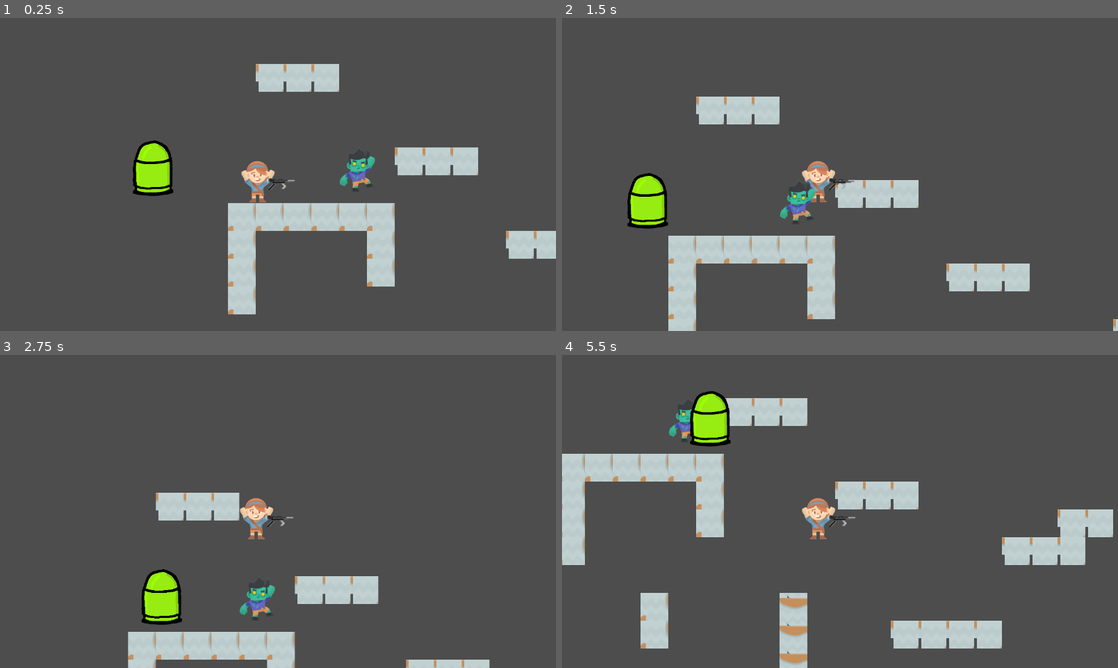
Above: before the commit, frames 1-4 (two rows, left to right).
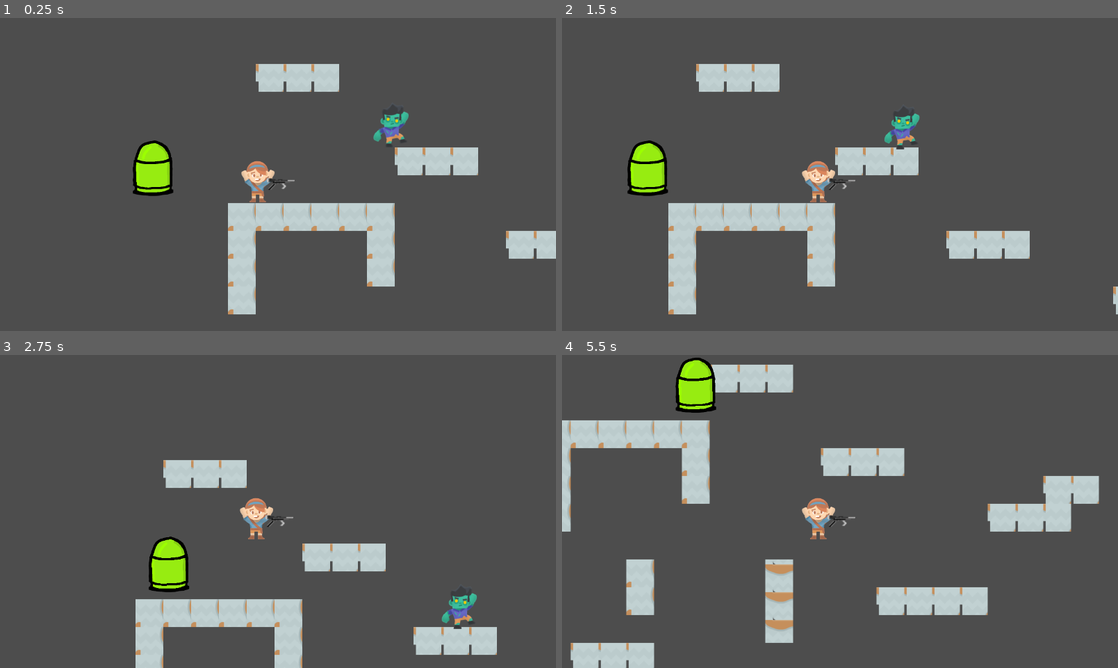
Above: after the commit, the same moments.

Repository: BujarMuharemi/game-jam-10
Game: Godot game, scene res://game_world/levels/level1/level1.tscn
Same seed, same stepped clock (60 frames per second), same inputs: the game is played once before the commit and once after it.
Inputs:
- Up to frame 1 (0.25 s): no input
- Up to frame 2 (1.5 s): tap Enter (ui_accept) at 0.5, 0.77 s; hold Right (ui_right) from 0.53 s (still down)
- Up to frame 3 (2.75 s): tap Enter (ui_accept) at 1.52 s; release Right (ui_right) at 2.03 s; hold Left (ui_left) from 2.03 s (still down)
- Up to frame 4 (5.5 s): release Left (ui_left) at 2.78 s; hold Right (ui_right) 2.78-4.28 s; tap Enter (ui_accept) at 3.02, 3.77, 4.52 s; hold Left (ui_left) 4.28-5.03 s; hold Right (ui_right) from 5.03 s (still down)

The runs differ from the first frame. In frame 1, 0.7% of the frame differs, in the area x 61-74%, y 29-56%; in frame 2, 16%; in frame 3, 14%; in frame 4, 25%, in the area x 0-100%, y 0-100%.

Commit message:
added enmy movement

Diff:
--- /dev/null
+++ b/game_world/components/movement_component.gd
@@ -0,0 +1,30 @@
+extends Node
+class_name MovementComponent
+
+# Speed and Acceleration
+@export var max_speed: float = 200.0
+@export var acceleration: float = 500.0
+@export var friction: float = 300.0
+
+# Movement direction (normalized vector)
+var velocity: Vector2 = Vector2.ZERO
+
+func set_speed(speed:float):
+	acceleration = speed
+
+func move(delta: float, input_direction: Vector2) -> Vector2:
+	"""
+	Updates the velocity and returns the new position offset.
+	input_direction: Vector2 - the desired movement direction (should be normalized)
+	delta: float - the frame delta time.
+	"""
+	# Accelerate in the input direction
+	if input_direction != Vector2.ZERO:
+		# Move velocity towards the target speed in the input direction
+		var target_velocity = input_direction * max_speed
+		velocity = velocity.move_toward(target_velocity, acceleration * delta)
+	else:
+		# Reduce velocity towards zero (friction effect)
+		velocity = velocity.move_toward(Vector2.ZERO, friction * delta)
+
+	return velocity * delta
--- /dev/null
+++ b/game_world/enemy/enemy.gd
@@ -0,0 +1,25 @@
+extends CharacterBody2D
+
+@export var movement_component: MovementComponent
+@export var movement_direction: Vector2 = Vector2(1, 0)  # Default direction: Right
+@export var flip_direction_on_boundary: bool = true
+
+func _physics_process(delta: float) -> void:
+	# Add the gravity.
+	if not is_on_floor():
+		velocity += get_gravity() * delta
+
+	  # Ensure the movement direction is normalized
+	if movement_direction != Vector2.ZERO:
+		movement_direction = movement_direction.normalized()
+
+	if movement_component:
+		var movement = movement_component.move(delta, movement_direction)
+		#print(movement)
+		velocity.x = movement.x
+		move_and_slide()
+
+		if flip_direction_on_boundary and is_on_wall():
+			movement_direction *= -1  # Reverse the X direction
+	else:
+		push_error("No movement_component set on enemy")
--- a/game_world/enemy/enemy.tscn
+++ b/game_world/enemy/enemy.tscn
@@ -1,19 +1,23 @@
-[gd_scene load_steps=6 format=3 uid="uid://b3wm5y3q8g771"]
+[gd_scene load_steps=8 format=3 uid="uid://b3wm5y3q8g771"]
 
 [ext_resource type="Texture2D" uid="uid://bipi7jfuagy0x" path="res://game_world/enemy/character_zombie_attack1.png" id="1_1eyvu"]
+[ext_resource type="Script" path="res://game_world/enemy/enemy.gd" id="1_pytd5"]
 [ext_resource type="PackedScene" uid="uid://lqx5g2ugqwck" path="res://game_world/player/health_component.tscn" id="2_a4u1c"]
 [ext_resource type="PackedScene" uid="uid://cru7qk0dvs187" path="res://game_world/player/hit_box_component.tscn" id="3_20xwc"]
+[ext_resource type="Script" path="res://game_world/components/movement_component.gd" id="5_clx3u"]
 
 [sub_resource type="RectangleShape2D" id="RectangleShape2D_jc3kp"]
-size = Vector2(59, 48)
+size = Vector2(59, 89)
 
 [sub_resource type="RectangleShape2D" id="RectangleShape2D_hi2fg"]
 size = Vector2(52, 71.5)
 
-[node name="Enemy" type="CharacterBody2D"]
+[node name="Enemy" type="CharacterBody2D" node_paths=PackedStringArray("movement_component")]
+script = ExtResource("1_pytd5")
+movement_component = NodePath("MovementComponent")
 
 [node name="HitBox" type="CollisionShape2D" parent="."]
-position = Vector2(1.5, 39)
+position = Vector2(-3, 15.5)
 shape = SubResource("RectangleShape2D_jc3kp")
 
 [node name="Sprite2D" type="Sprite2D" parent="."]
@@ -27,7 +31,12 @@
 health_component = NodePath("../HealthComponent")
 
 [node name="CollisionShape2D" type="CollisionShape2D" parent="HitBoxComponent"]
-position = Vector2(-4, 17)
 shape = SubResource("RectangleShape2D_hi2fg")
 
+[node name="MovementComponent" type="Node" parent="."]
+script = ExtResource("5_clx3u")
+max_speed = 10000.0
+acceleration = 10000.0
+friction = 10.0
+
 [connection signal="area_entered" from="HitBoxComponent" to="HealthComponent" method="_on_hit_box_component_area_entered"]
--- a/game_world/levels/level1/level1.tscn
+++ b/game_world/levels/level1/level1.tscn
@@ -81,7 +81,7 @@
 position = Vector2(143, 7)
 
 [node name="Enemy" parent="." instance=ExtResource("3_d4khv")]
-position = Vector2(379, 11)
+position = Vector2(451, -120)
 
 [node name="Bullet" parent="." instance=ExtResource("5_3vn3h")]
 position = Vector2(-121, 27)
--- a/game_world/player/player.gd
+++ b/game_world/player/player.gd
@@ -22,6 +22,7 @@
 		velocity.x = move_toward(velocity.x, 0, SPEED)
 
 	move_and_slide()
+
 	for i in get_slide_collision_count():
 		var collision = get_slide_collision(i)
 		#print("I collided with ", collision.get_collider().name)
--- a/game_world/player/player.tscn
+++ b/game_world/player/player.tscn
@@ -6,6 +6,7 @@
 [ext_resource type="PackedScene" uid="uid://lqx5g2ugqwck" path="res://game_world/player/health_component.tscn" id="4_pe6qi"]
 [ext_resource type="PackedScene" uid="uid://dtqs473g4ghc1" path="res://game_world/player/weapon.tscn" id="6_cqgbo"]
 [ext_resource type="PackedScene" uid="uid://cru7qk0dvs187" path="res://game_world/player/hit_box_component.tscn" id="6_qxh24"]
+[ext_resource type="Script" path="res://game_world/components/movement_component.gd" id="7_p0h3f"]
 
 [sub_resource type="RectangleShape2D" id="RectangleShape2D_2idj0"]
 size = Vector2(78, 100)
@@ -40,3 +41,6 @@
 position = Vector2(-6, 22)
 scale = Vector2(1, 3.78994)
 shape = SubResource("RectangleShape2D_llipd")
+
+[node name="MovementComponent" type="Node" parent="."]
+script = ExtResource("7_p0h3f")
Not shown: 1 places in game_world/player/player.tscn that only renumber resources
